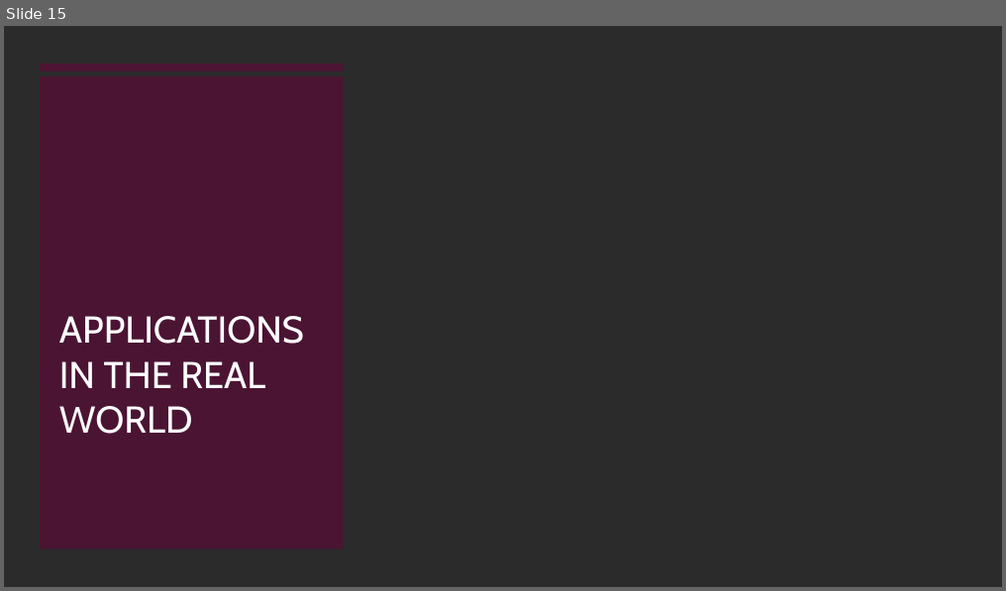
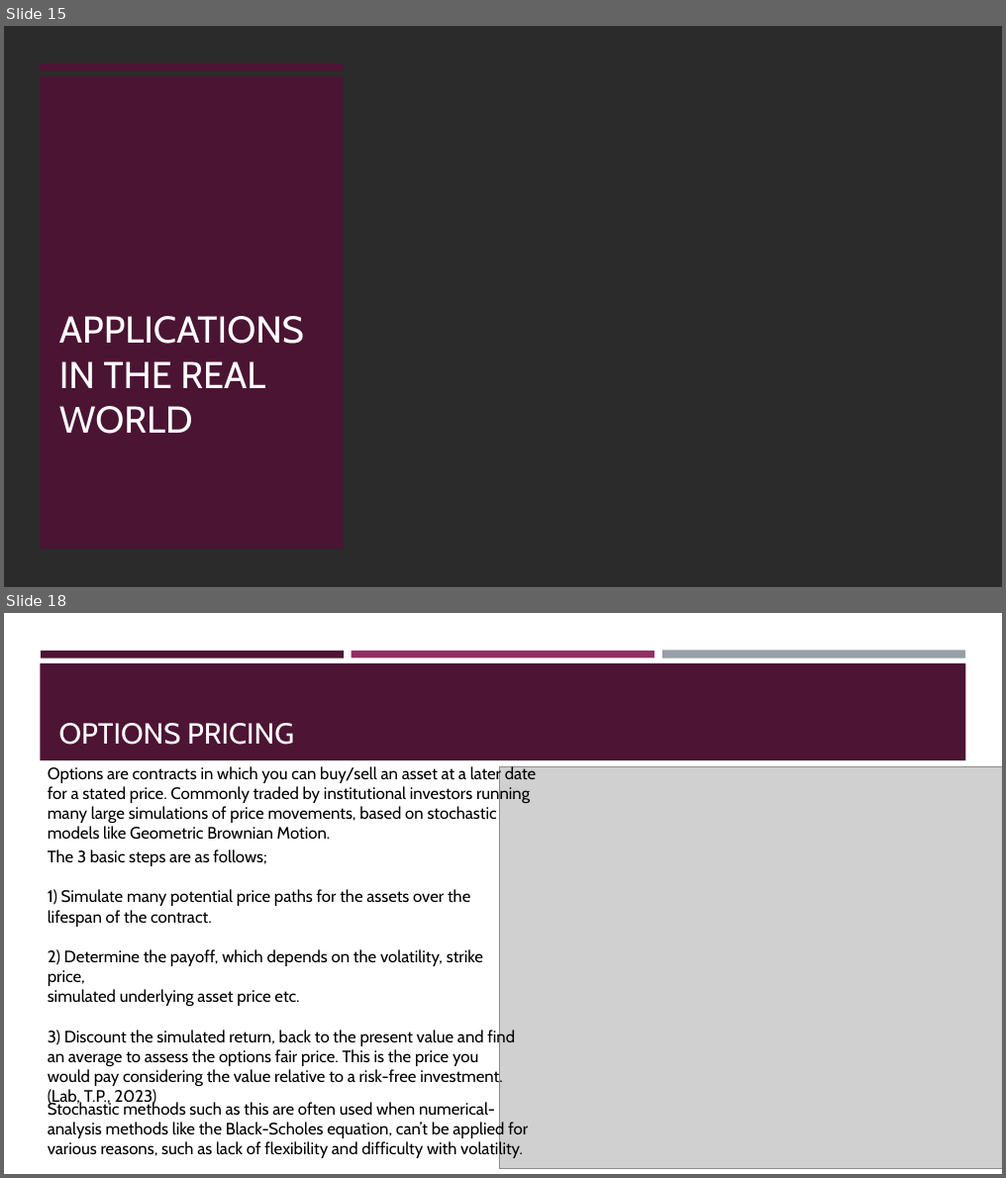
Before and after one commit to eoiniritium/jateb-course-work, a slide deck: presentation.pptx. Shown one above the other, each under a label of ours: slide 15 before the commit, slides 15 and 18 after it; the slides between them are not shown. The pictures are 1006x591 and 1006x1178 pixels, drawn with LibreOffice and Linux fonts; fonts in the diff are those of the drawing; grey boxes stand for pictures; background and template pictures are left out; a plain dark background stands for a picture behind light text. Boxes give left, top, right and bottom in pixels: in the first picture for what was removed or moved away, otherwise in the second. Text is boxed around its words. In the diff, an @@ line names an element or a change of style, - is before the commit and + after.

```diff
--- a/presentation.pptx
+++ b/presentation.pptx
@@ slide 18 added at box(4, 613, 1002, 1174), background #FFFFFF @@
@@ rectangle added at box(40, 663, 966, 761), fill #4D1434 @@
@@ rectangle added at box(41, 651, 344, 658), fill #4D1434 @@
@@ rectangle added at box(351, 651, 654, 658), fill #903163 @@
@@ rectangle added at box(662, 651, 965, 659), fill #969FA7 @@
@@ title added at box(59, 723, 294, 745), 28 pt, text #FFFFFF @@
+OPTIONS PRICING
@@ text added at box(48, 765, 536, 840), 16 pt, text #000000 @@
+Options are contracts in which you can buy/sell an asset at a later date
+for a stated price. Commonly traded by institutional investors running
+many large simulations of price movements, based on stochastic
+models like Geometric Brownian Motion.
@@ picture added at box(499, 766, 1002, 1169) @@
@@ text added at box(48, 850, 515, 1106), 16 pt, text #000000 @@
+The 3 basic steps are as follows;
+1) Simulate many potential price paths for the assets over the
+lifespan of the contract.
+2) Determine the payoff, which depends on the volatility, strike price,
+simulated underlying asset price etc.
+3) Discount the simulated return, back to the present value and find
+an average to assess the options fair price. This is the price you
+would pay considering the value relative to a risk-free investment.
+(Lab, T.P., 2023)
@@ text added at box(48, 1101, 528, 1158), 16 pt, text #000000 @@
+Stochastic methods such as this are often used when numerical-
+analysis methods like the Black-Scholes equation, can’t be applied for
+various reasons, such as lack of flexibility and difficulty with volatility.
```
Also in this commit, not shown: 3 slides changed, 1 other slide added, 1 slide removed.
